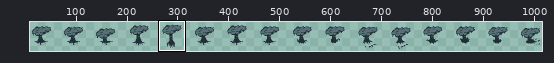
Two states of a sprite sheet, Assets/Sprites/Player.png. The first picture is a wide view before the edit; the outline marks the close-up.
Close-up. Earlier state:
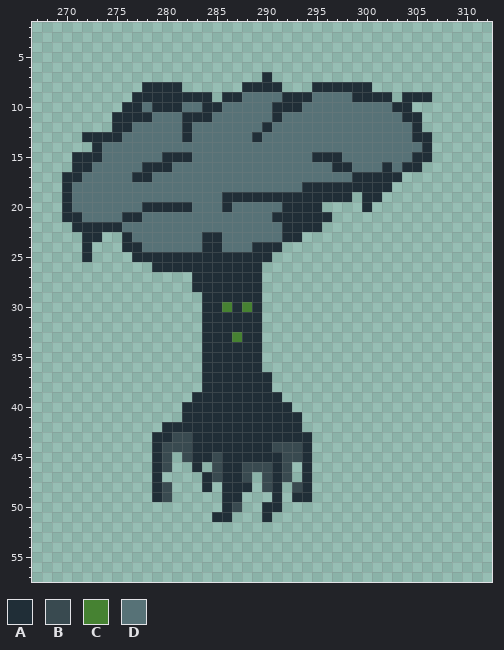
The file is 1024x64 pixels. Shown: x 267..312, y 2..57. The wide view leaves out empty margins. The commit also changed other parts of the picture, which this record leaves out.
Palette (. is transparent): A #202e37  B #394a50  C #468232  D #577277
Pixels before (only the part around the change), first column x 267:
 2 ..............................................
 3 ..............................................
 4 ..............................................
 5 ..............................................
 6 ..............................................
 7 .......................A......................
 8 ...........AAAA......AAAA...AAAAAA............
 9 ..........AAAAAAAA.AADDDDAAADDDDAAAA.AAA......
10 .........AADAAADDAADDDDDAAADDDDDDDDDAA........
11 ........AAAADDDAAADDDDDDADDDDDDDDDDDDAA.......
12 ........AADDDDDADDDDDDDADDDDDDDDDDDDDDA.......
13 .....AAAADDDDDDADDDDDDADDDDDDDDDDDDDDDAA......
14 ......ADDDDDDDDDDDDDDDDDDDDDDDDDDDDDDDDA......
15 ....AAADDDDDDAAADDDDDDDDDDDDAAADDDDDDDAA......
16 ....AADDDDDAAADDDDDDDDDDDDDDDDAADDDADAA.......
17 ...AADDDDDAADDDDDDDDDDDDDDDDDDDDAAAAA.........
18 ...ADDDDDDDDDDDDDDDDDDDDDDDAAAAAAAAA..........
19 ...ADDDDDDDDDDDDDDDAAAAAAAAAAAAA.AA...........
20 ...ADDDDDDDAAAAADDDADDDDDAAAA....A............
21 ...AADDDDAADDDDDDDDDDDDDAAAAAA................
22 ....AAAAADDDDDDDDDDDDDDDDAAAA.................
23 .....AA..ADDDDDDDAADDDDDDAA...................
24 .....A...AADDDDDDAADDDAAA.....................
25 .....A....AAAAAAAAAAAAAA......................
26 ............AAAAAAAAAAA.......................
27 ................AAAAAAA.......................
28 ................AAAAAAA.......................
29 .................AAAAAA.......................
30 .................AACACA.......................
31 .................AAAAAA.......................
32 .................AAAAAA.......................
33 .................AAACAA.......................
34 .................AAAAAA.......................
35 .................AAAAAA.......................
36 .................AAAAAA.......................
37 .................AAAAAAA......................
38 .................AAAAAAA......................
39 ................AAAAAAAAA.....................
40 ...............AAAAAAAAAAA....................
41 ...............AAAAAAAAAAAA...................
42 .............AAAAAAAAAAAAAA...................
43 ............AABBAAAAAAAAAAAA..................
44 ............ABBBAAAAAAAABBBA..................
45 ............AB.BAABAAAAAABBA..................
46 ............AB..A.BAABBBAB.A..................
47 ............A....ABAAB.BAB.A..................
48 ............AB...A.AAA.BA.BA..................
49 ............AB.....AA...A.AA..................
50 ...................AB..AA.....................
51 ..................AA...A......................
52 ..............................................
53 ..............................................
54 ..............................................
55 ..............................................
56 ..............................................
57 ..............................................
After:
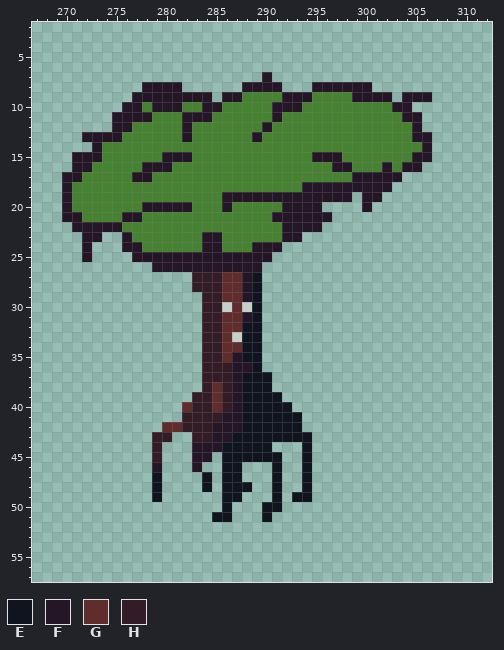
Colours new in this view: E #10141f  F #241527  G #602c2c  H #341c27
The edit:
colour C: #468232 -> #c7cfcc
colour D: #577277 -> #468232
y 7: x 290 A -> F
y 8: x 278..281 AAAA -> FFFF; x 288..291 AAAA -> FFFF; x 295..300 AAAAAA -> FFFFFF
y 9: x 277..284 AAAAAAAA -> FFFFFFFF; x 286..287 AA -> FF; x 292..294 AAA -> FFF; x 299..302 AAAA -> FFFF; x 304..306 AAA -> FFF
y 10: x 276..277 AA -> FF; x 279..281 AAA -> FFF; x 284..285 AA -> FF; x 291..293 AAA -> FFF; x 303..304 AA -> FF
y 11: x 275..278 AAAA -> FFFF; x 282..284 AAA -> FFF; x 291 A -> F; x 304..305 AA -> FF
y 12: x 275..276 AA -> FF; x 282 A -> F; x 290 A -> F; x 305 A -> F
y 13: x 272..275 AAAA -> FFFF; x 282 A -> F; x 289 A -> F; x 305..306 AA -> FF
y 14: x 273 A -> F; x 306 A -> F
y 15: x 271..273 AAA -> FFF; x 280..282 AAA -> FFF; x 295..297 AAA -> FFF; x 305..306 AA -> FF
y 16: x 271..272 AA -> FF; x 278..280 AAA -> FFF; x 297..298 AA -> FF; x 302 A -> F; x 304..305 AA -> FF
y 17: x 270..271 AA -> FF; x 277..278 AA -> FF; x 299..303 AAAAA -> FFFFF
y 18: x 270 A -> F; x 294..302 AAAAAAAAA -> FFFFFFFFF
y 19: x 270 A -> F; x 286..298 AAAAAAAAAAAAA -> FFFFFFFFFFFFF; x 300..301 AA -> FF
y 20: x 270 A -> F; x 278..282 AAAAA -> FFFFF; x 286 A -> F; x 292..295 AAAA -> FFFF; x 300 A -> F
y 21: x 270..271 AA -> FF; x 276..277 AA -> FF; x 291..296 AAAAAA -> FFFFFF
y 22: x 271..275 AAAAA -> FFFFF; x 292..295 AAAA -> FFFF
y 23: x 272..273 AA -> FF; x 276 A -> F; x 284..285 AA -> FF; x 292..293 AA -> FF
y 24: x 272 A -> F; x 276..277 AA -> FF; x 284..285 AA -> FF; x 289..291 AAA -> FFF
y 25: x 272 A -> F; x 277..290 AAAAAAAAAAAAAA -> FFFFFFFFFFFFFF
y 26: x 279..289 AAAAAAAAAAA -> FFFFFFFFFFF
y 27..28: x 283..289 AAAAAAA -> HHHGGFE
y 29: x 284..289 AAAAAA -> HHGGFE
y 30: x 284..285 AA -> HH; x 287 A -> G; x 289 A -> E
y 31: x 284..289 AAAAAA -> HHGGFE
y 32: x 284..289 AAAAAA -> HHGGEE
y 33: x 284..286 AAA -> HHG; x 288..289 AA -> EE
y 34: x 284..289 AAAAAA -> HHGGEE
y 35: x 284..289 AAAAAA -> HHGFEE
y 36: x 284..289 AAAAAA -> HHHFFE
y 37: x 284..290 AAAAAAA -> HHHFEEE
y 38: x 284..290 AAAAAAA -> HGHFEEE
y 39: x 283..291 AAAAAAAAA -> HHGHFEEEE
y 40: x 282..292 AAAAAAAAAAA -> GHHGHFEEEEE
y 41: x 282..293 AAAAAAAAAAAA -> HHHHFFEEEEEE
y 42: x 280..293 AAAAAAAAAAAAAA -> GGHHHFFFEEEEEE
y 43: x 279..294 AABBAAAAAAAAAAAA -> HH..HHFFEEEEEEEE
y 44: x 279..294 ABBBAAAAAAAABBBA -> H...FFFEEEEE...E
y 45: x 279..280 AB -> H.; x 282..294 BAABAAAAAABBA -> .FF.EEEEEE..E
y 46: x 279..280 AB -> F.; x 283 A -> F; x 285..292 BAABBBAB -> .EE...E.; x 294 A -> E
y 47: x 279 A -> E; x 284..288 ABAAB -> E.EE.; x 290..292 BAB -> .E.; x 294 A -> E
y 48: x 279..280 AB -> E.; x 284 A -> E; x 286..288 AAA -> EEE; x 290..291 BA -> .E; x 293..294 BA -> .E
y 49: x 279..280 AB -> E.; x 286..287 AA -> EE; x 291 A -> E; x 293..294 AA -> EE
y 50: x 286..287 AB -> E.; x 290..291 AA -> EE
y 51: x 285..286 AA -> EE; x 290 A -> E
